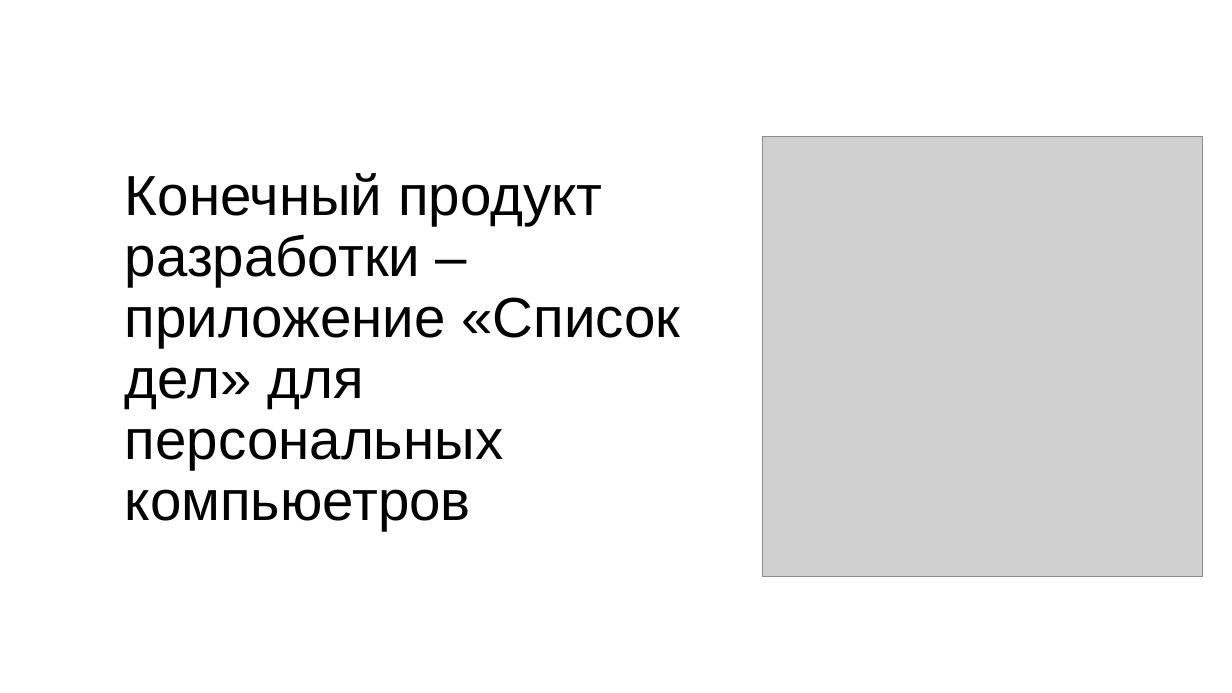
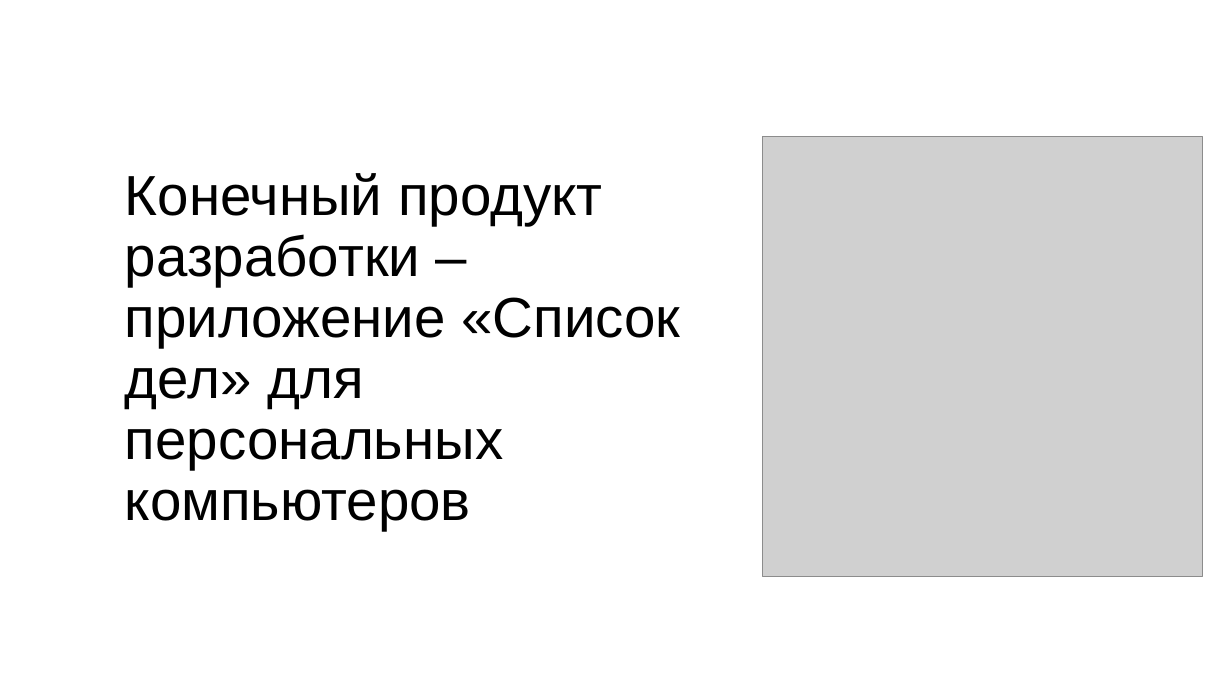
Before and after one commit to ShinyZero0/project, a slide deck: slide 3 of Melnik-Pavel-11A.pptx. Drawn at 1232x693 pixels with LibreOffice and Linux fonts; fonts in the diff are those of the drawing; grey boxes stand for pictures. Boxes give left, top, right and bottom in pixels: in the first picture for what was removed or moved away, otherwise in the second. Text is boxed around its words. In the diff, an @@ line names an element or a change of style, - is before the commit and + after.

```diff
--- a/Melnik-Pavel-11A.pptx
+++ b/Melnik-Pavel-11A.pptx
@@ title at (125,173,680,530): text changed @@
-Конечный продукт разработки – приложение «Список дел» для персональных компьюетров
+Конечный продукт разработки – приложение «Список дел» для персональных компьютеров
```
Also in this commit, not shown: 3 other slides changed, 4 other files.
